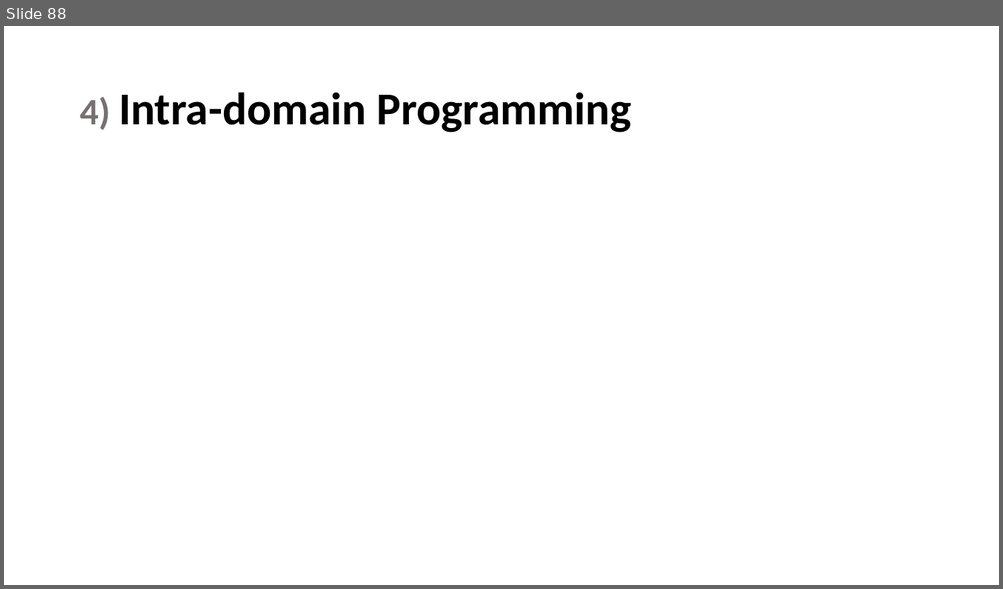
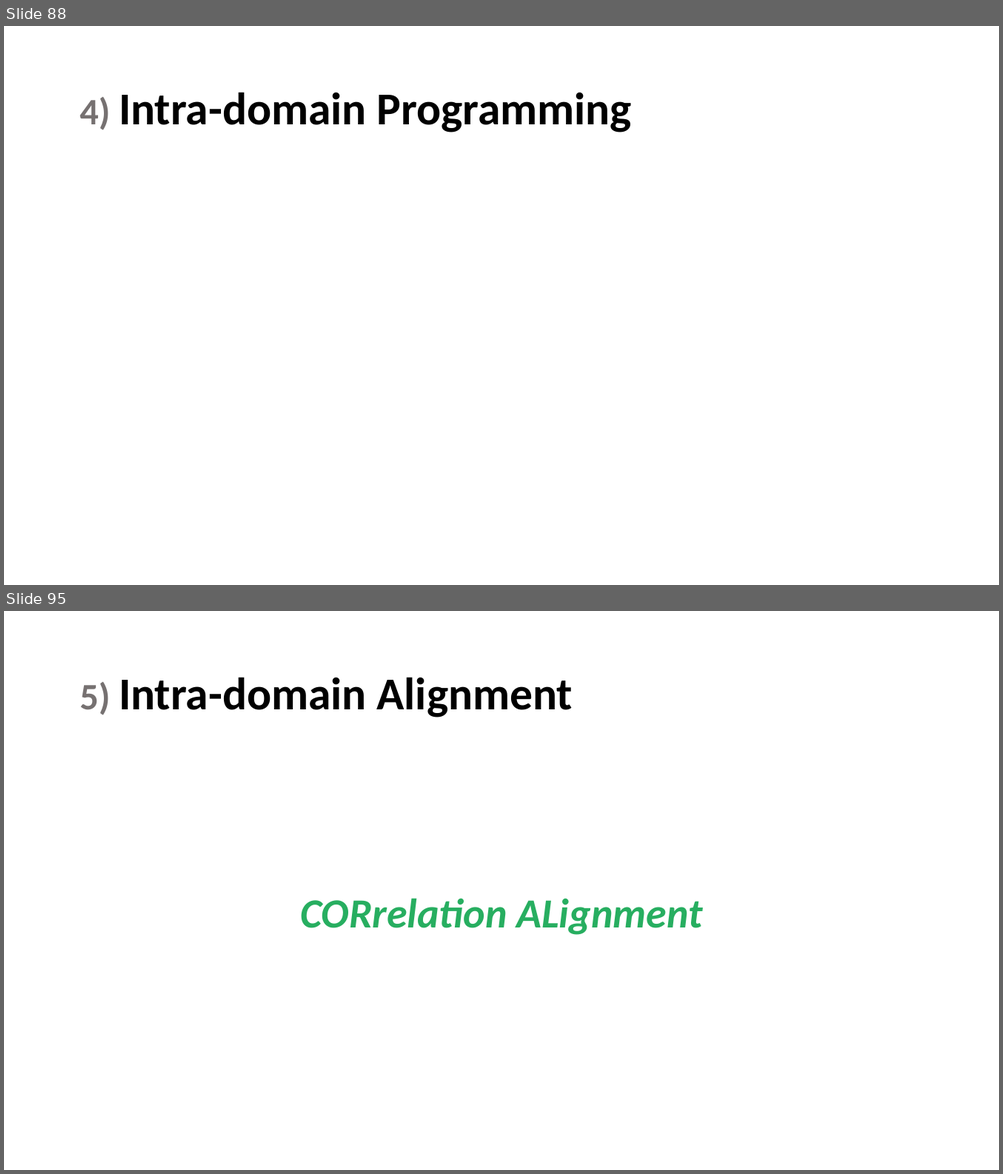
Before and after one commit to maryamhashemi/Transfer-Learning, a slide deck: phase3/Presentation/present.pptx. Shown one above the other, each under a label of ours: slide 88 before the commit, slides 88 and 95 after it; the slides between them are not shown. The pictures are 1003x589 and 1003x1174 pixels, drawn with LibreOffice and Linux fonts; fonts in the diff are those of the drawing; grey boxes stand for pictures. Boxes give left, top, right and bottom in pixels: in the first picture for what was removed or moved away, otherwise in the second. Text is boxed around its words. In the diff, an @@ line names an element or a change of style, - is before the commit and + after.

```diff
--- a/phase3/Presentation/present.pptx
+++ b/phase3/Presentation/present.pptx
@@ slide 95 added at [4,611,999,1170], background #FFFFFF @@
@@ title added at [79,677,573,718], 44 pt, text #000000, bold @@
+5) Intra-domain Alignment
@@ text added at [300,898,702,935], 40 pt, text #27AE60, bold, italic @@
+CORrelation ALignment
```
Also in this commit, not shown: 13 other slides added.
